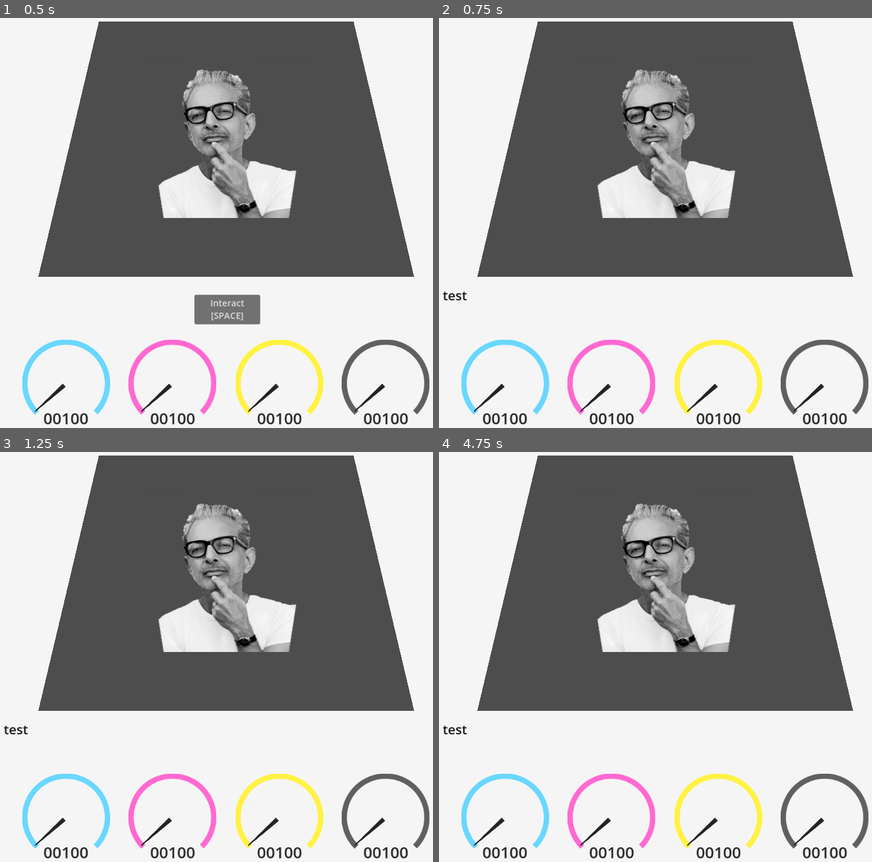
Above: before the commit, frames 1-4 (two rows, left to right).
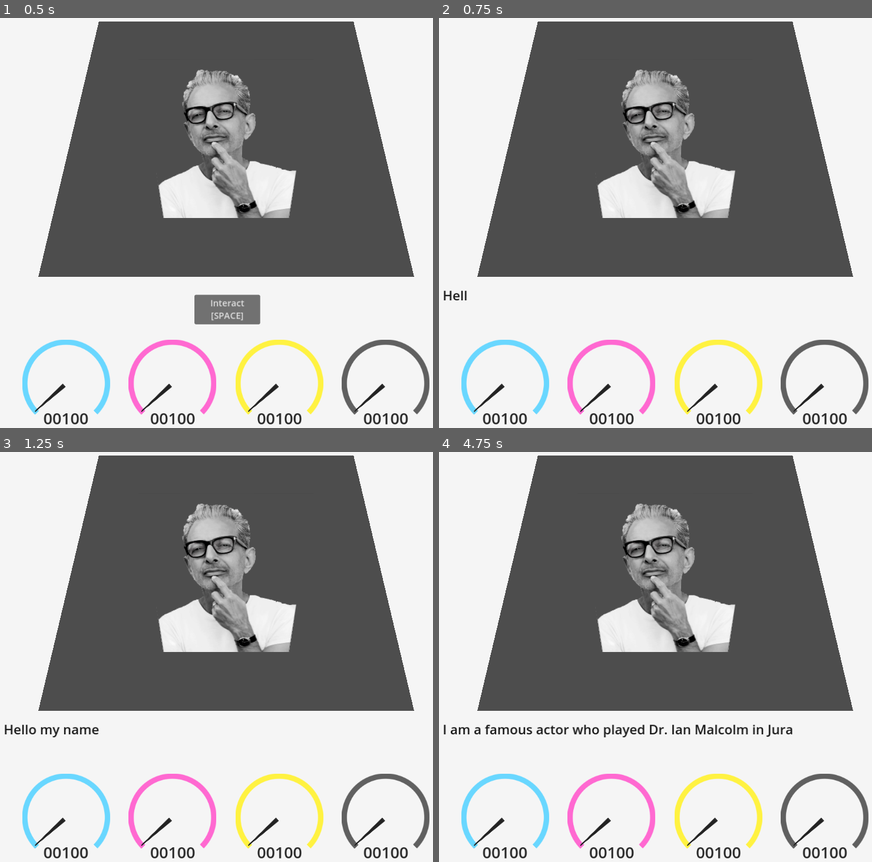
Above: after the commit, the same moments.

Repository: orangeoceans/infinite-square-well
Game: Godot game, scene res://assets/scenes/square_3D.tscn
Two runs of this game, one before a commit and one after it. Both use one fixed random seed, a clock stepped at 60 frames per second and the inputs below.
Inputs:
- Up to frame 1 (0.5 s): no input
- Up to frame 2 (0.75 s): click "Interact [SPACE]" at 0.5 s
- Up to frame 3 (1.25 s): no input
- Up to frame 4 (4.75 s): hold D 1.28-2.03 s; hold Space (advance_dialogue) 1.28-2.03 s; tap Enter at 2 s; hold S 2.03-2.78 s; tap Q at 2.1 s; hold D 2.78-3.53 s; hold E 2.78-3.53 s; hold W 3.53-4.28 s; tap R at 3.6 s; hold A from 4.28 s (still down); hold F from 4.28 s (still down)

Frame 1 is identical in both runs. In frame 2, less than 0.1% of the frame differs, in the area x 0-7%, y 66-69%; in frame 3, 0.3%; in frame 4, 0.9%, in the area x 0-82%, y 66-70%.
Error before the commit: Invalid access to property or key of type 'String' on a base object of type 'Dictionary'. (res://assets/scripts/GameplayController.gd:106)

Commit message:
Bug fixes

Diff:
--- a/assets/scripts/DialogueSystem.gd
+++ b/assets/scripts/DialogueSystem.gd
@@ -3,7 +3,7 @@
 @export var nearest_encounter: String
 @export var nearest_encounter_dist: float
 
-var dialogue_enabled = false
+var can_talk = false
 var encounter_text = {"jeff": ["Hello my name is Jeff Goldblum.", "I am a famous actor who played Dr. Ian Malcolm in Jurassic Park.", "I must say you look quite ravishing today."]}
 var dialogue_index = 0
 var dialogue_open = false
@@ -33,7 +33,7 @@
 
 var button_press_finished = true
 func _on_button_pressed():
-	if dialogue_open or not button_press_finished or not dialogue_enabled:
+	if dialogue_open or not button_press_finished or not can_talk:
 		return
 	dialogue_open = true
 	button_press_finished = false
@@ -61,9 +61,9 @@
 
 func _process(_delta):
 	var dialogue_to_enable = (nearest_encounter_dist <= speak_dist)
-	if dialogue_enabled != dialogue_to_enable:
+	if can_talk != dialogue_to_enable:
 		if button_tween:
 			button_tween.kill()
 		button_tween = get_tree().create_tween()
 		button_tween.tween_property($InteractButton, "modulate", Color(1, 1, 1, int(dialogue_to_enable)), 0.3)
-	dialogue_enabled = dialogue_to_enable
+	can_talk = dialogue_to_enable
--- a/assets/scripts/GameplayController.gd
+++ b/assets/scripts/GameplayController.gd
@@ -39,6 +39,7 @@
 	square_sprite.material.set_shader_parameter("max_pos", max_pos)
 	for key in keypoint_fig_path:
 		keypoint_fig[key] = get_node(keypoint_fig_path[key])
+	update_square()
 
 func _process(_delta):
 	can_move = not $DialogueSystem.dialogue_open
@@ -102,5 +103,6 @@
 	pos_label.text = "%.2f %.2f %.2f %.2f" % [pos[0], pos[1], pos[2], pos[3]]
 
 func _on_interact_button_pressed():
-	pos_tween = get_tree().create_tween()
-	pos_tween.tween_property(self, "pos", keypoint_pos[$DialogueSystem.nearest_encounter], 0.3)
+	if $DialogueSystem.can_talk:
+		pos_tween = get_tree().create_tween()
+		pos_tween.tween_property(self, "pos", keypoint_pos[$DialogueSystem.nearest_encounter], 0.3)
